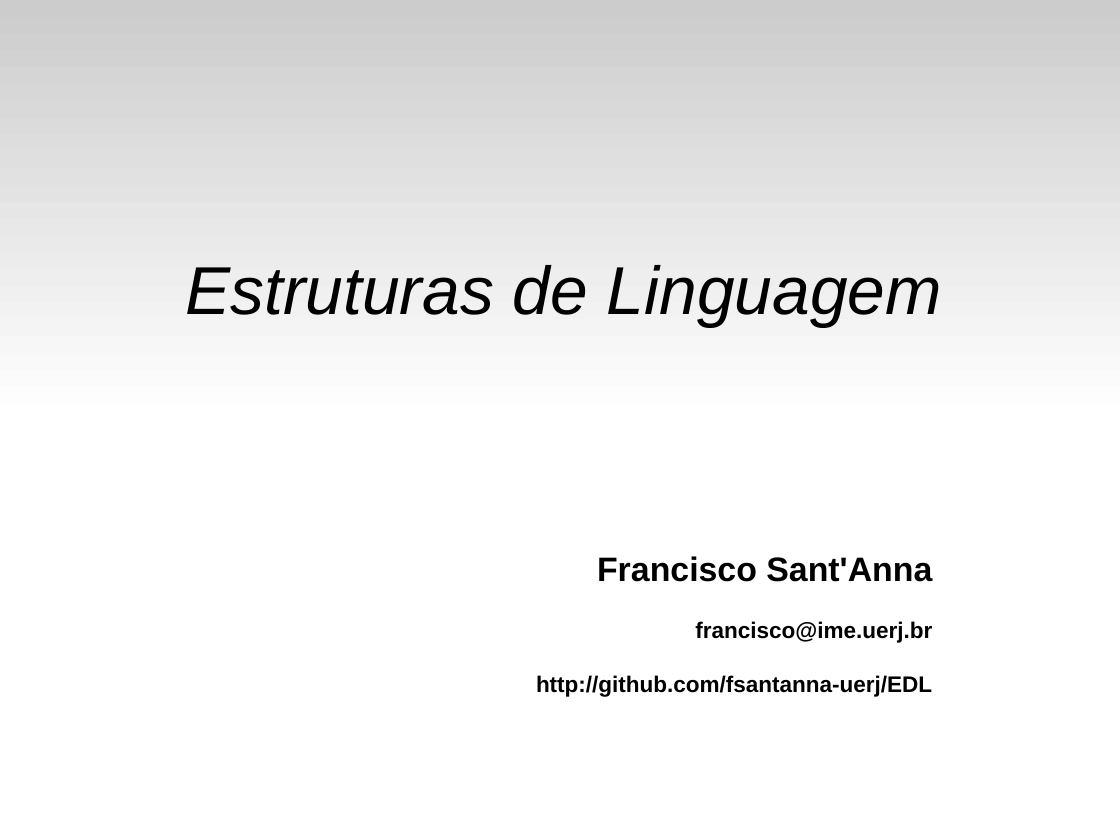
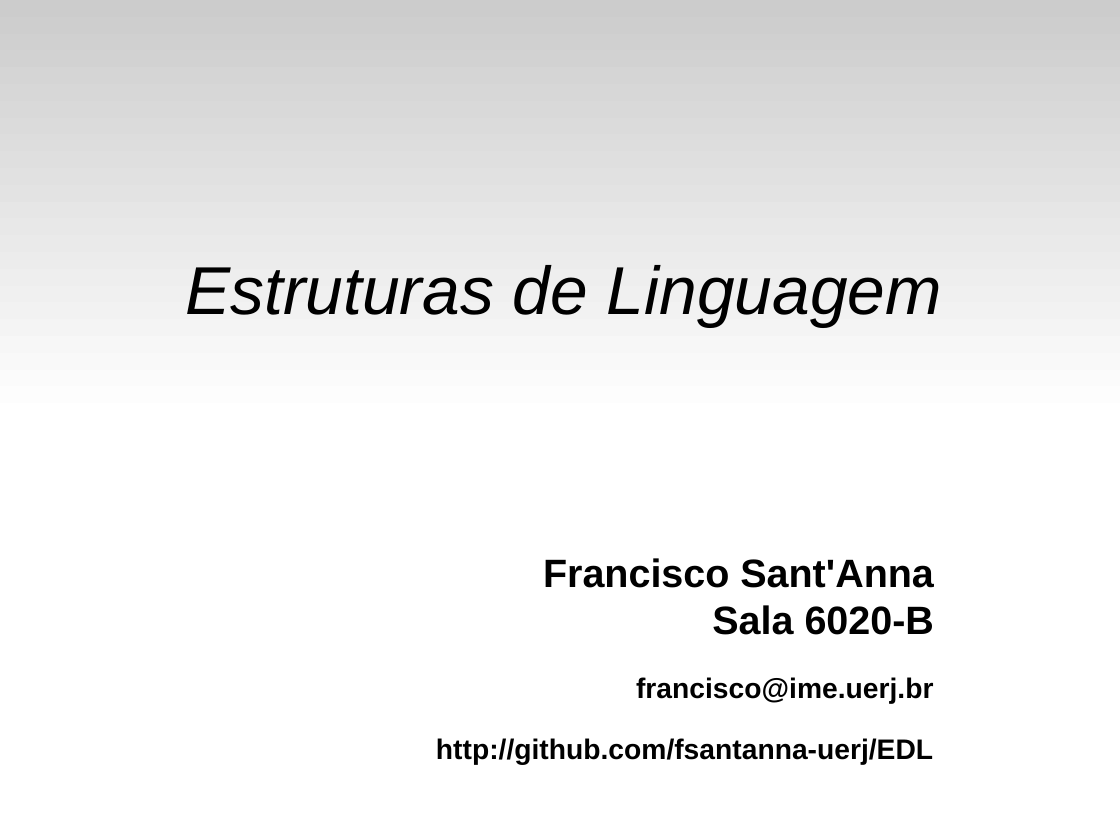
Before and after one commit to fsantanna-uerj/EDL, a slide deck: slide 1 of slides/edl-01.odp. Drawn at 1120x840 pixels with LibreOffice and Linux fonts; fonts in the diff are those of the drawing. Boxes give left, top, right and bottom in pixels: in the first picture for what was removed or moved away, otherwise in the second. Text is boxed around its words. In the diff, an @@ line names an element or a change of style, - is before the commit and + after.

```diff
--- a/slides/edl-01.odp
+++ b/slides/edl-01.odp
@@ text "Francisco Sant'Anna" moved from (x1=536, y1=556, x2=932, y2=697) to (x1=436, y1=558, x2=934, y2=765) @@
@@ text at (x1=436, y1=558, x2=934, y2=765): size 24 to 28 pt in "Francisco Sant'Anna"; size 16 to 20 pt in "francisco@ime.uerj.br", "http://github.com/fsantanna-uerj/EDL" @@
@@ text at (x1=712, y1=605, x2=934, y2=635): paragraph added @@
+Sala 6020-B
```
Also in this commit, not shown: 3 other files.
